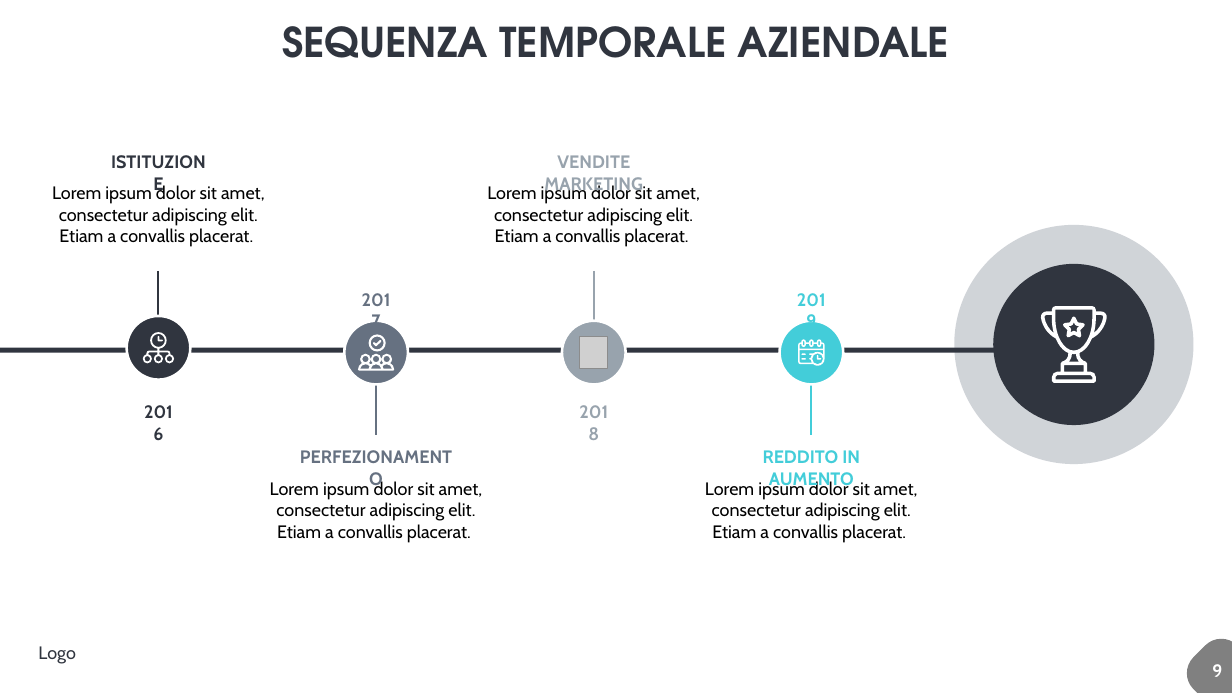
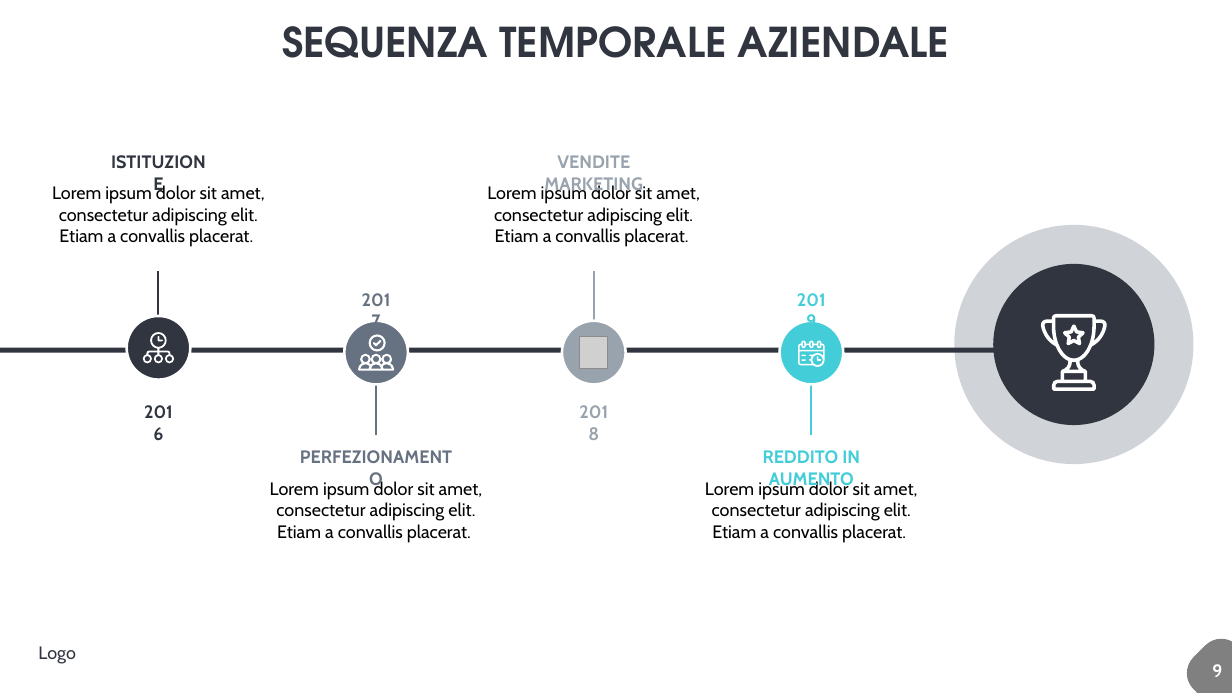
Before and after one commit to giulionenna/Progetto_BI2021, a slide deck: slide 11 of PRESENTAZIONE.pptx (slide 10 before the commit). Drawn at 1232x693 pixels with LibreOffice and Linux fonts; fonts in the diff are those of the drawing; grey boxes stand for pictures. Boxes give left, top, right and bottom in pixels: in the first picture for what was removed or moved away, otherwise in the second. Text is boxed around its words. In the diff, an @@ line names an element or a change of style, - is before the commit and + after.

Commit message:
commit presentazione

```diff
--- a/PRESENTAZIONE.pptx
+++ b/PRESENTAZIONE.pptx
@@ freeform shape: place and size @@
-freeform shape at <box>1041,306,1107,383</box>
+freeform shape at <box>1041,314,1107,391</box>
@@ freeform shape: place and size @@
-freeform shape at <box>1063,317,1085,338</box>
+freeform shape at <box>1063,324,1085,346</box>
@@ outline redrawn in 4 elements at <box>817,356,822,360</box>, <box>801,355,806,357</box>, <box>801,360,806,361</box>, <box>799,341,825,368</box> @@
```
Also in this commit, not shown: 1 other slide changed, 1 slide added, 6 other files.
